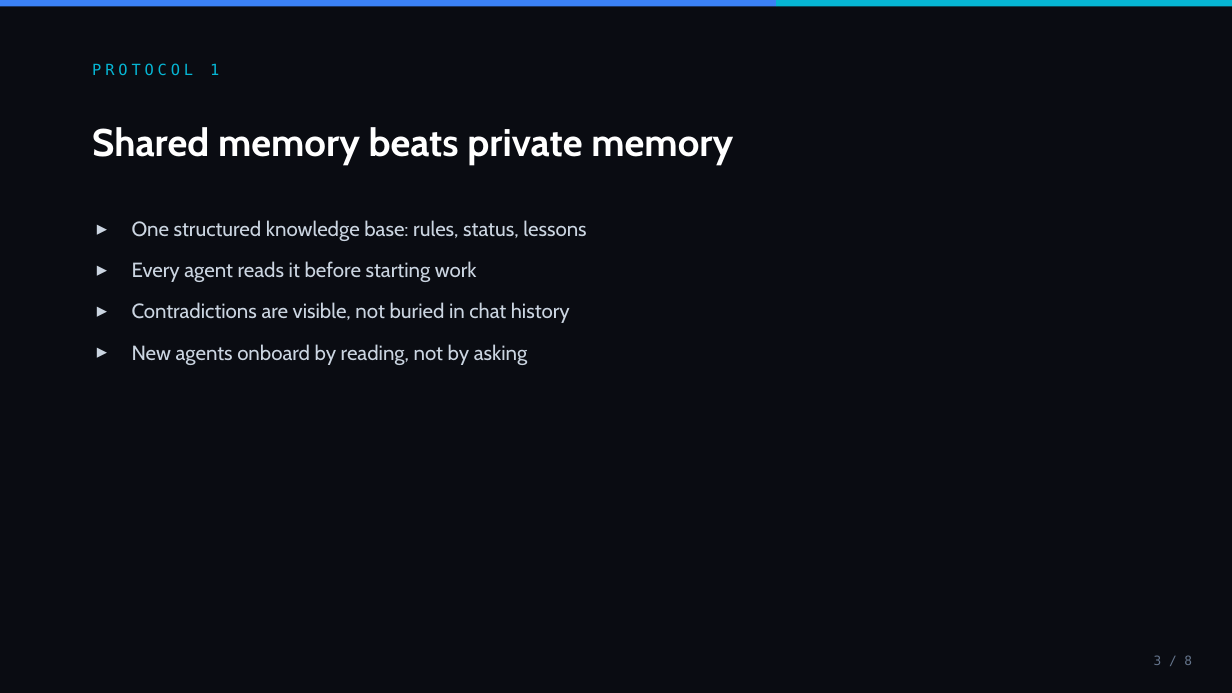
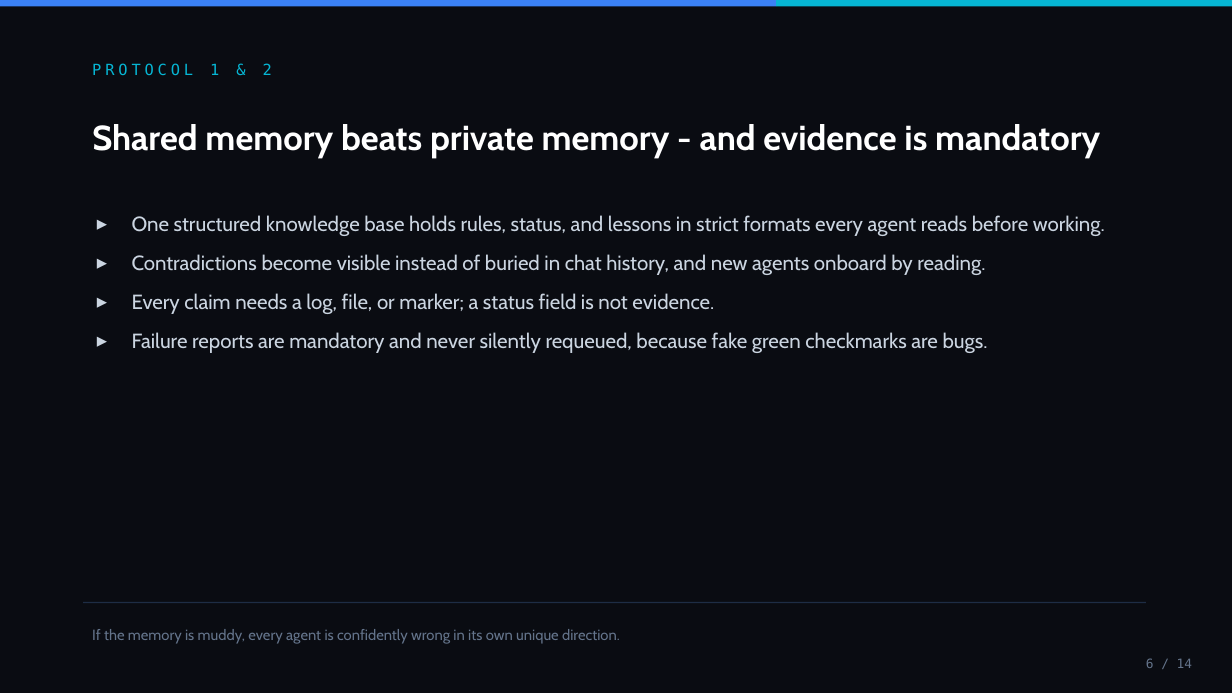
Before and after one commit to rezalianvatiady/rezalianvatiady.github.io, a slide deck: slide 6 of decks/agent-operating-model.pptx (slide 3 before the commit). Drawn at 1232x693 pixels with LibreOffice and Linux fonts; fonts in the diff are those of the drawing. Boxes give left, top, right and bottom in pixels: in the first picture for what was removed or moved away, otherwise in the second. Text is boxed around its words. In the diff, an @@ line names an element or a change of style, - is before the commit and + after.

```diff
--- a/decks/agent-operating-model.pptx
+++ b/decks/agent-operating-model.pptx
@@ text at [92,63,272,75]: text changed @@
-PROTOCOL 1
+PROTOCOL 1 & 2
@@ text at [92,124,1100,158]: text changed; size 30 to 27 pt @@
-Shared memory beats private memory
+Shared memory beats private memory - and evidence is mandatory
@@ text at [132,215,1105,353]: text changed @@
-▸ One structured knowledge base: rules, status, lessons
-▸ Every agent reads it before starting work
-▸ Contradictions are visible, not buried in chat history
-▸ New agents onboard by reading, not by asking
+▸ One structured knowledge base holds rules, status, and lessons in strict formats every agent reads before working.
+▸ Contradictions become visible instead of buried in chat history, and new agents onboard by reading.
+▸ Every claim needs a log, file, or marker; a status field is not evidence.
+▸ Failure reports are mandatory and never silently requeued, because fake green checkmarks are bugs.
@@ line added from (83, 603) to (1146, 603), #1E2D45 1 pt @@
@@ text added at [92,629,620,644], 11.5 pt, text #64748B @@
+If the memory is muddy, every agent is confidently wrong in its own unique direction.
@@ text added at [1146,658,1192,668], 10 pt, text #64748B @@
+6 / 14
@@ text removed at [1154,655,1192,665] @@
-3 / 8
```
Also in this commit, not shown: 3 other slides changed, 10 slides added, 4 slides removed, 14 other files.
